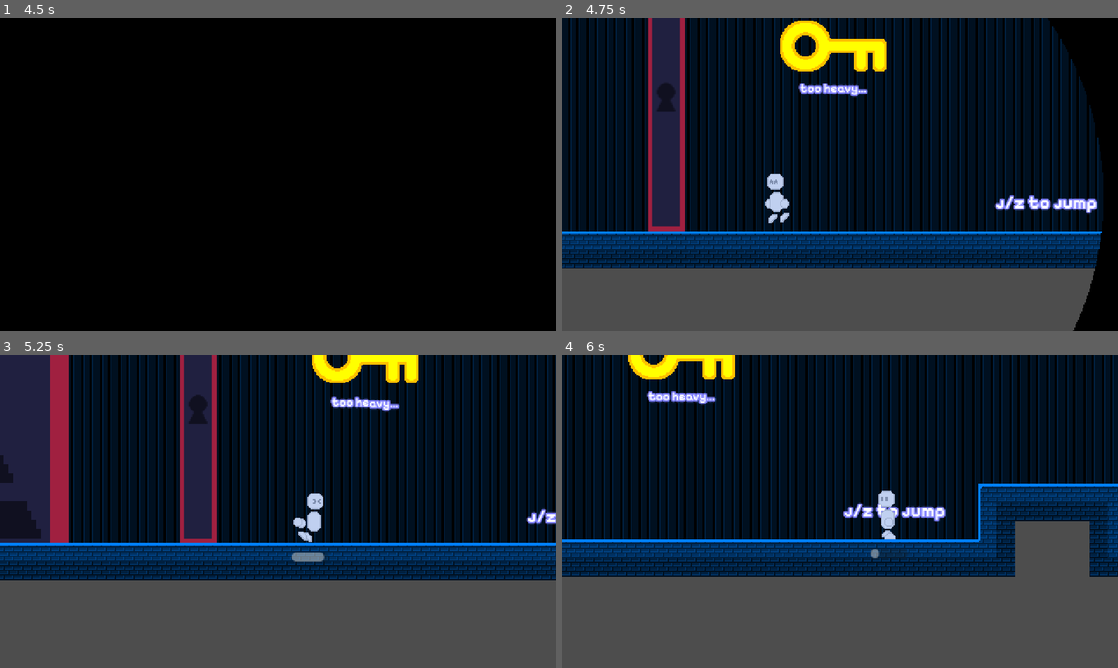
Above: before the commit, frames 1-4 (two rows, left to right).
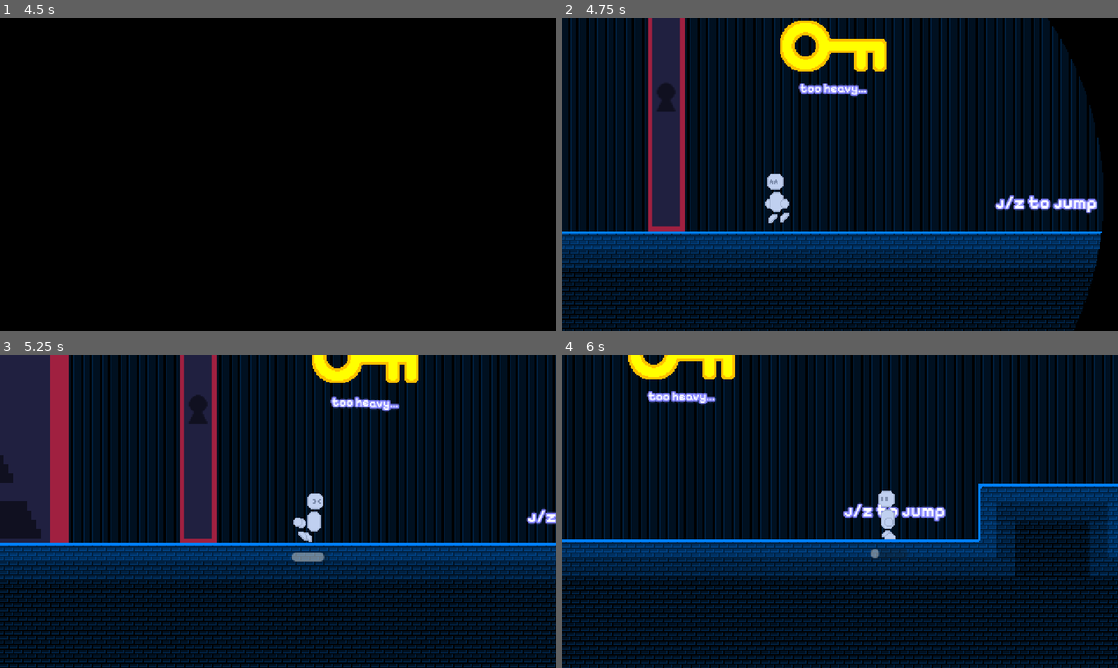
Above: after the commit, the same moments.

Repository: beatrixwashere/fourfold_gmtk2024
Game: Godot game, scene res://scenes/menu.tscn
Same seed, same stepped clock (60 frames per second), same inputs: the game is played once before the commit and once after it.
Inputs:
- Up to frame 1 (4.5 s): tap Enter at 0.5 s; hold D 0.53-2.03 s; tap J at 0.6, 3.6 s; tap Space at 0.77, 1.52, 3.02, 3.77 s; tap Z at 1.35, 4.35 s; hold A 2.03-2.78 s; tap K at 2.1 s; hold D 2.78-4.28 s; tap X at 2.85 s; hold A from 4.28 s (still down)
- Up to frame 2 (4.75 s): keep holding A; tap Space at 4.52 s
- Up to frame 3 (5.25 s): release A at 5.03 s; hold D from 5.03 s (still down); tap K at 5.1 s
- Up to frame 4 (6 s): release D at 5.78 s; hold A from 5.78 s (still down); tap X at 5.85 s

Frame 1 is identical in both runs. In frame 2, 19% of the frame differs, in the area x 0-96%, y 80-100%; in frame 3, 28%; in frame 4, 31%, in the area x 0-100%, y 53-100%.

Commit message:
enable tile background

Diff:
--- a/scripts/ui/ui_circlefade.gd
+++ b/scripts/ui/ui_circlefade.gd
@@ -4,6 +4,7 @@
 extends ColorRect
 func _ready() -> void:
 	visible = true
+	get_node("../background").visible = true
 	material.set_shader_parameter("size", 0.0)
 	await get_tree().create_timer(0.5).timeout
 	fade_in()
